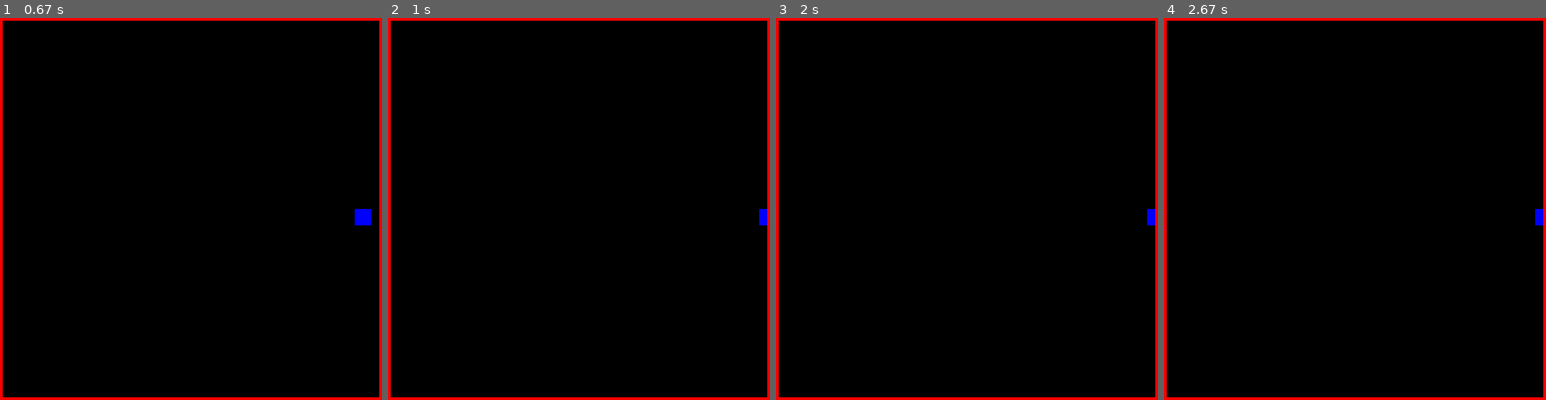
Above: before the commit, frames 1-4 (left to right).
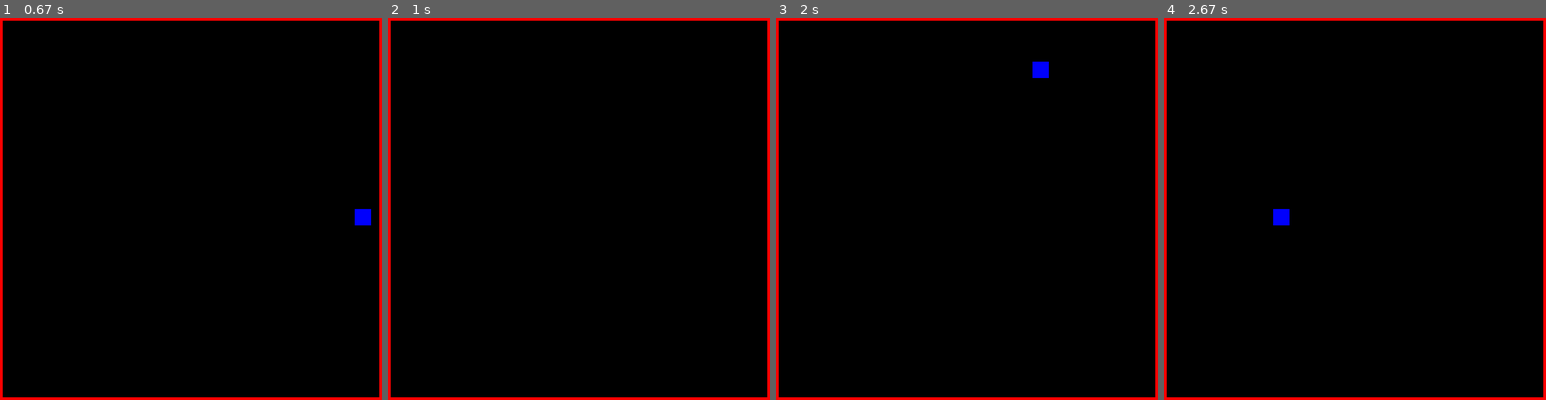
Above: after the commit, the same moments.

Repository: cduck1/dukecw-classwork
Game: pygame game, started from Tile Game/Tile Movement Game.py
Two runs of this game, one before a commit and one after it. Both use one fixed random seed, a clock stepped at 60 frames per second and the inputs below.
Inputs:
- Up to frame 1 (0.67 s): hold Right from 0.33 s (still down)
- Up to frame 2 (1 s): release Right at 0.8 s; hold Up from 0.83 s (still down)
- Up to frame 3 (2 s): release Up at 1.13 s; hold Left from 1.67 s (still down)
- Up to frame 4 (2.67 s): release Left at 2.2 s; hold Down 2.23-2.53 s; hold Left from 2.57 s (still down)

Frame 1 is identical in both runs. In frame 2, less than 0.1% of the frame differs, in the area x 97-100%, y 50-55%; in frame 3, 0.3%, in the area x 67-100%, y 11-55%; in frame 4, 0.3%.

Commit message:
Update Tile Movement Game.py

Diff:
--- a/Tile Game/Tile Movement Game.py
+++ b/Tile Game/Tile Movement Game.py
@@ -44,7 +44,6 @@
         self.rect.x = 500
         self.rect.y = 500
     #def update(self):
-
 
     # Procedure for what happens when the right and left arrow key is pressed
     def moveRight(self, speed):
@@ -111,15 +110,14 @@
         if event.type == pygame.QUIT:
             done = True
     keys = pygame.key.get_pressed()
-    if not(pygame.sprite.spritecollide(myPlayer,wall_group,False)):
-        if keys[pygame.K_LEFT]:
-            myPlayer.moveLeft(20)
-        if keys[pygame.K_RIGHT]:
-            myPlayer.moveRight(20)
-        if keys[pygame.K_UP]:
-            myPlayer.moveUp(20)
-        if keys[pygame.K_DOWN]:
-            myPlayer.moveDown(20)
+    if keys[pygame.K_LEFT]:
+        myPlayer.moveLeft(20)
+    if keys[pygame.K_RIGHT]:
+        myPlayer.moveRight(20)
+    if keys[pygame.K_UP]:
+        myPlayer.moveUp(20)
+    if keys[pygame.K_DOWN]:
+        myPlayer.moveDown(20)
 
     # Game logic should go here
     all_sprites_group.update()
